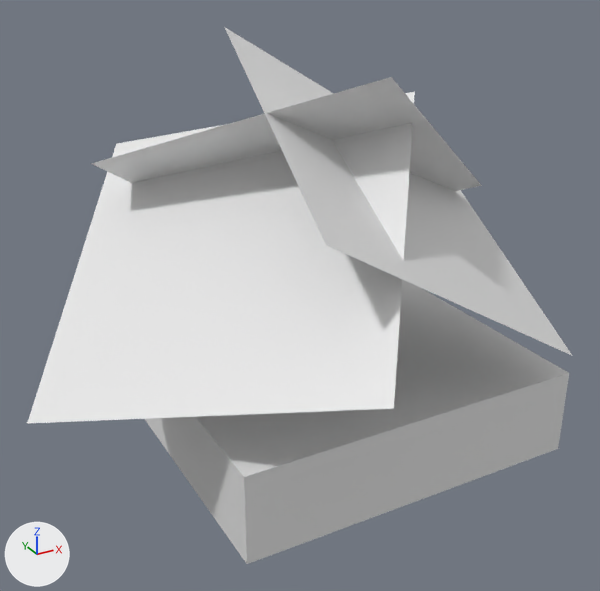
The OBJ model Assets/StreamingAssets/TileMeshes/BUSH.obj as it was, and as the next commit left it.
The view is the same before and after, from a 50 mm lens placed at (-2.28, -3.85, 2.76), pointed at (-0.29, -0.24, 0.95). The axes (+X, +Y, +Z) are drawn at lower left. The lights are the same throughout. Where no turn or scale is listed for an object, it has been applied to the vertices.

Before the edit, the objects in view are built like this:
```python
me_bush = bpy.data.meshes.new('BUSH')
me_bush.from_pydata(...)  # 58 vertices, 73 faces; spans x -1.78..1.21, y -1.49..1.2, z 0.0..2.28
# before: 8 (-0.69, -1.17, 1.61) at pixel (326, 245), 9 (0.88, -1.11, 0.69) at pixel (572, 355), 10 (-0.36, 0.49, 2.28) at pixel (224, 26), 11 (1.21, 0.55, 1.36), 16 (-0.09, -0.72, 2.16) at pixel (391, 76)
# before: 17 (1.15, 0.02, 1.3) at pixel (481, 185), 18 (-1.17, 0.46, 1.63) at pixel (91, 163), 19 (0.07, 1.2, 0.77)
ob_bush = bpy.data.objects.new('BUSH', me_bush)
ob_bush.location = (0.0, 0.0, 0.0)
```
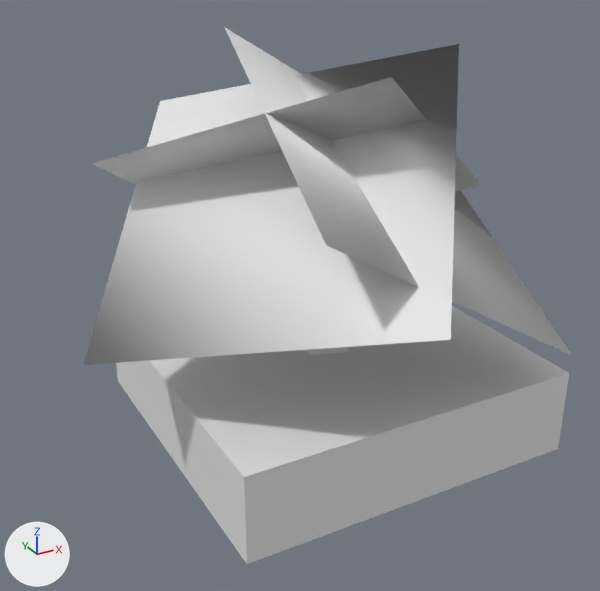
Diff of the bpy script that builds the scene:
```diff
--- a/Assets/StreamingAssets/TileMeshes/BUSH.obj.py
+++ b/Assets/StreamingAssets/TileMeshes/BUSH.obj.py
@@ me_bush @@
 me_bush.from_pydata(...)  # 58 vertices, 73 faces; spans x -1.78..1.21, y -1.49..1.2, z 0.0..2.28
 # used by ob_bush; location = (0.0, 0.0, 0.0)
 # verts and faces of me_bush; kept vertices keep their numbers, new ones are numbered from 58
+# me_bush part 1: the loose piece of 4 vertices spanning x -1.78..0.36, y -1.49..0.98, z 0.59..1.99 is moved by (0.31, 0.05, 0.22)
+# me_bush part 2
+delete_faces([(8, 9, 10), (9, 11, 10), (16, 17, 18), (17, 19, 18)])
+faces += [(8, 10, 9), (9, 10, 11), (16, 18, 17), (17, 18, 19)]
```

What differs and where, as boxes [x1, y1, x2, y2] in the pictures (600 x 591 px; the box of a moved part takes in the faces that stretch with it):
'BUSH', reshaped (10% narrower)
    before: [27, 28, 573, 564]
    after: [83, 28, 573, 564]
part 1 of me_bush, moved or reshaped
    before: [27, 92, 415, 423]
    after: [83, 44, 459, 365]
part 2 of me_bush, moved or reshaped
    both: [91, 28, 573, 356]
